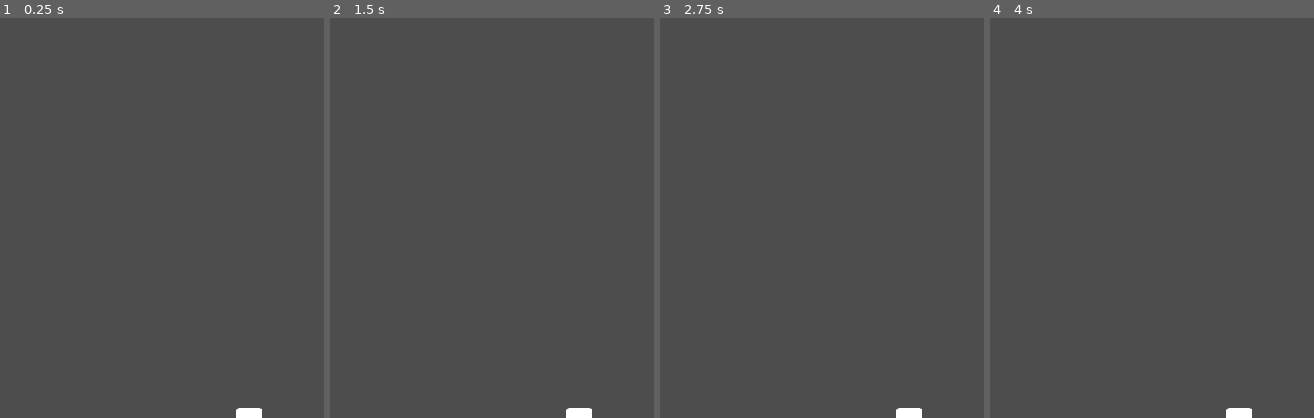
Above: before the commit, frames 1-4 (left to right).
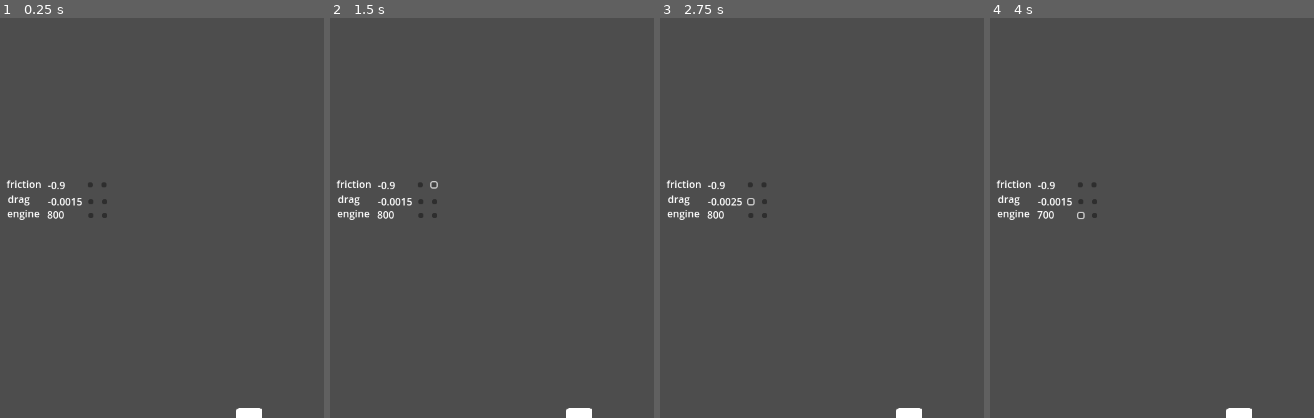
Above: after the commit, the same moments.

Repository: freesstylers/GoofyAhhCar
Game: Godot game, scene res://Assets/Scenes/Maps/PruebaMapas.tscn
Same seed, same stepped clock (60 frames per second), same inputs: the game is played once before the commit and once after it. The project has no main scene, so this scene is started directly.
Inputs (mouse positions are % of the whole screen's width and height, from its top left):
- Up to frame 1 (0.25 s): no input
- Up to frame 2 (1.5 s): click (14, 21) at 0.52 s; click (16, 21) at 1.27 s
- Up to frame 3 (2.75 s): click (14, 23) at 2.02 s
- Up to frame 4 (4 s): click (16, 23) at 2.77 s; click (14, 25) at 3.52 s
The pictures show only the part of the screen within x 0-50%, y 0-50%; the shares and areas given below are measured in that part.

The runs differ from the first frame. In frame 1, 0.6% of the frame differs, in the area x 1-34%, y 40-51%; in frame 2, 0.7%; in frame 3, 0.7%; in frame 4, 0.6%.

Commit message:
Uy

Diff:
--- a/clusy-cart/Assets/Scenes/Maps/PruebaMapas.tscn
+++ b/clusy-cart/Assets/Scenes/Maps/PruebaMapas.tscn
@@ -1,13 +1,129 @@
-[gd_scene load_steps=3 format=3 uid="uid://dqxvms1i5avh6"]
+[gd_scene load_steps=6 format=3 uid="uid://dqxvms1i5avh6"]
 
 [ext_resource type="PackedScene" uid="uid://b816qh0bwfirb" path="res://Assets/Scenes/Maps/mapPrueba.tscn" id="1_e2kxk"]
+[ext_resource type="Script" path="res://Assets/Scripts/Player/DebugNumLabel.gd" id="1_xd10j"]
+[ext_resource type="Script" path="res://Assets/Scripts/Player/DebugDragLabel.gd" id="2_0578h"]
 [ext_resource type="PackedScene" uid="uid://csms6l2yxn245" path="res://Assets/Scenes/Player.tscn" id="2_q35he"]
+[ext_resource type="Script" path="res://Assets/Scripts/Player/DebugEngineLabel.gd" id="3_u6oi0"]
 
 [node name="Scene" type="Node2D"]
+
+[node name="Control" type="Control" parent="."]
+layout_mode = 3
+anchors_preset = 0
+offset_right = 799.0
+offset_bottom = 803.0
+
+[node name="friction" type="Label" parent="Control"]
+layout_mode = 0
+offset_left = -764.0
+offset_top = 606.0
+offset_right = -708.0
+offset_bottom = 629.0
+text = "-0.9"
+script = ExtResource("1_xd10j")
+
+[node name="minusfriction" type="Button" parent="Control/friction"]
+layout_mode = 0
+offset_left = 64.0
+offset_top = 7.0
+offset_right = 72.0
+offset_bottom = 15.0
+
+[node name="plusfriction" type="Button" parent="Control/friction"]
+layout_mode = 0
+offset_left = 86.0
+offset_top = 7.0
+offset_right = 94.0
+offset_bottom = 15.0
+
+[node name="dragnum" type="Label" parent="Control"]
+layout_mode = 0
+offset_left = -764.0
+offset_top = 632.0
+offset_right = -724.0
+offset_bottom = 655.0
+text = "-0.0015"
+script = ExtResource("2_0578h")
+
+[node name="minusdrag" type="Button" parent="Control/dragnum"]
+layout_mode = 0
+offset_left = 65.0
+offset_top = 8.0
+offset_right = 73.0
+offset_bottom = 16.0
+
+[node name="plusdrag" type="Button" parent="Control/dragnum"]
+layout_mode = 0
+offset_left = 87.0
+offset_top = 8.0
+offset_right = 95.0
+offset_bottom = 16.0
+
+[node name="enginenum" type="Label" parent="Control"]
+layout_mode = 0
+offset_left = -765.0
+offset_top = 653.0
+offset_right = -712.0
+offset_bottom = 676.0
+text = "800"
+script = ExtResource("3_u6oi0")
+
+[node name="minusengine" type="Button" parent="Control/enginenum"]
+layout_mode = 0
+offset_left = 66.0
+offset_top = 9.0
+offset_right = 74.0
+offset_bottom = 17.0
+
+[node name="plusengine" type="Button" parent="Control/enginenum"]
+layout_mode = 0
+offset_left = 88.0
+offset_top = 9.0
+offset_right = 96.0
+offset_bottom = 17.0
+
+[node name="Label" type="Label" parent="Control"]
+layout_mode = 0
+offset_left = -830.0
+offset_top = 604.0
+offset_right = -774.0
+offset_bottom = 627.0
+text = "friction"
+
+[node name="Label2" type="Label" parent="Control"]
+layout_mode = 0
+offset_left = -828.0
+offset_top = 628.0
+offset_right = -788.0
+offset_bottom = 651.0
+text = "drag"
+
+[node name="Label3" type="Label" parent="Control"]
+layout_mode = 0
+offset_left = -829.0
+offset_top = 651.0
+offset_right = -776.0
+offset_bottom = 674.0
+text = "engine"
 
 [node name="Map" parent="." instance=ExtResource("1_e2kxk")]
 
 [node name="Player" parent="." instance=ExtResource("2_q35he")]
 position = Vector2(-442, 990)
+drag = -0.001
 
 [node name="Camera2D" type="Camera2D" parent="Player"]
+
+[connection signal="pressed" from="Control/friction/minusfriction" to="Control/friction" method="_on_minusfriction_pressed"]
+[connection signal="pressed" from="Control/friction/minusfriction" to="Player" method="_on_minusfriction_pressed"]
+[connection signal="pressed" from="Control/friction/plusfriction" to="Control/friction" method="_on_plusfriction_pressed"]
+[connection signal="pressed" from="Control/friction/plusfriction" to="Player" method="_on_plusfriction_pressed"]
+[connection signal="pressed" from="Control/dragnum/minusdrag" to="Control/dragnum" method="_on_minusdrag_pressed"]
+[connection signal="pressed" from="Control/dragnum/minusdrag" to="Player" method="_on_minusdrag_pressed"]
+[connection signal="pressed" from="Control/dragnum/plusdrag" to="Control/dragnum" method="_on_plusdrag_pressed"]
+[connection signal="pressed" from="Control/dragnum/plusdrag" to="Player" method="_on_plusdrag_pressed"]
+[connection signal="pressed" from="Control/enginenum/minusengine" to="Control/enginenum" method="_on_minusengine_pressed"]
+[connection signal="pressed" from="Control/enginenum/minusengine" to="Player" method="_on_minusengine_pressed"]
+[connection signal="pressed" from="Control/enginenum/plusengine" to="Control/enginenum" method="_on_plusengine_pressed"]
+[connection signal="pressed" from="Control/enginenum/plusengine" to="Player" method="_on_plusengine_pressed"]
